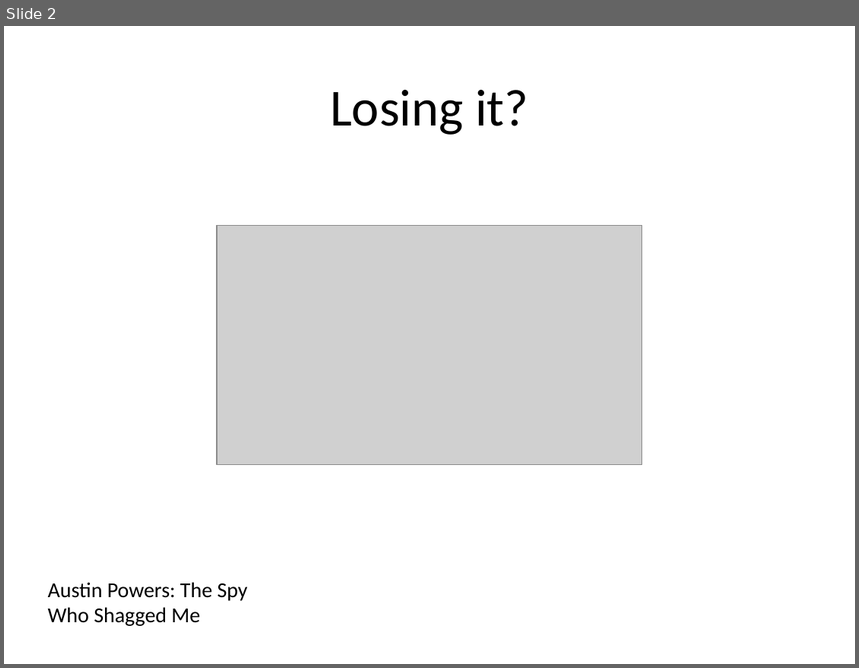
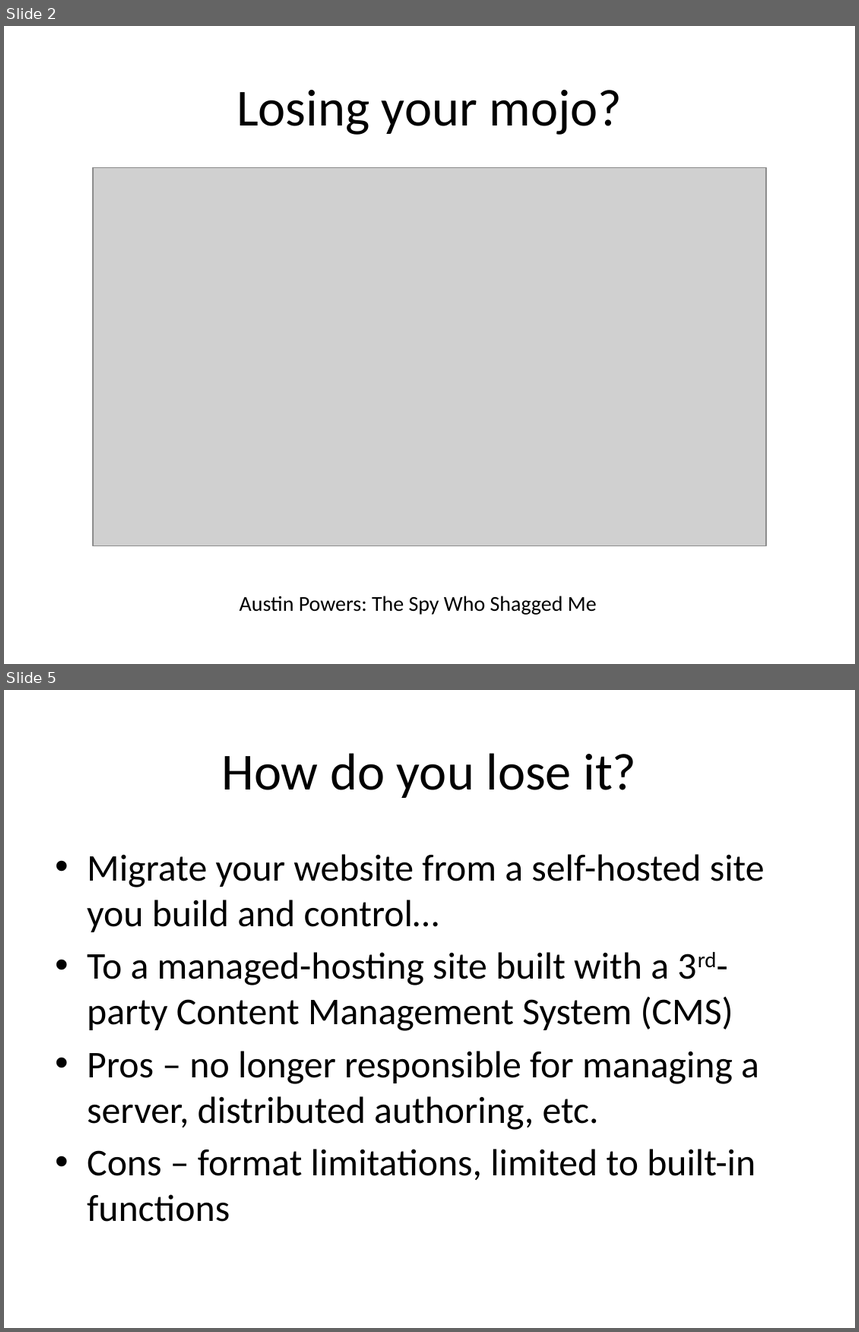
Before and after one commit to paul-burtness/webdevmojo, a slide deck: webdevmojo.pptx. Shown one above the other, each under a label of ours: slide 2 before the commit, slides 2 and 5 after it; the slides between them are not shown. The pictures are 859x668 and 859x1332 pixels, drawn with LibreOffice and Linux fonts; fonts in the diff are those of the drawing; grey boxes stand for pictures. Boxes give left, top, right and bottom in pixels: in the first picture for what was removed or moved away, otherwise in the second. Text is boxed around its words. In the diff, an @@ line names an element or a change of style, - is before the commit and + after.

```diff
--- a/webdevmojo.pptx
+++ b/webdevmojo.pptx
@@ slide 5 added at <box>4,690,855,1328</box>, background #FFFFFF @@
@@ title added at <box>221,753,636,798</box>, 44 pt, text #000000 @@
+How do you lose it?
@@ text added at <box>87,854,765,1222</box>, 32 pt, text #000000 @@
+• Migrate your website from a self-hosted site you build and control…
+• To a managed-hosting site built with a 3rd-party Content Management System (CMS)
+• Pros – no longer responsible for managing a server, distributed authoring, etc.
+• Cons – format limitations, limited to built-in functions
@@ slide 2 changed as well @@
@@ title at <box>237,90,622,135</box>: text changed @@
-Losing it?
+Losing your mojo?
@@ picture: place and size @@
-picture at <box>217,225,642,465</box>
+picture at <box>92,168,766,547</box>
@@ text "Austin Powers: The Spy Who ..." rewrapped from <box>48,582,248,626</box> to <box>240,596,597,615</box> @@
```
Also in this commit, not shown: 11 other slides changed, 5 other slides added, 2 slides removed, 2 other files.
